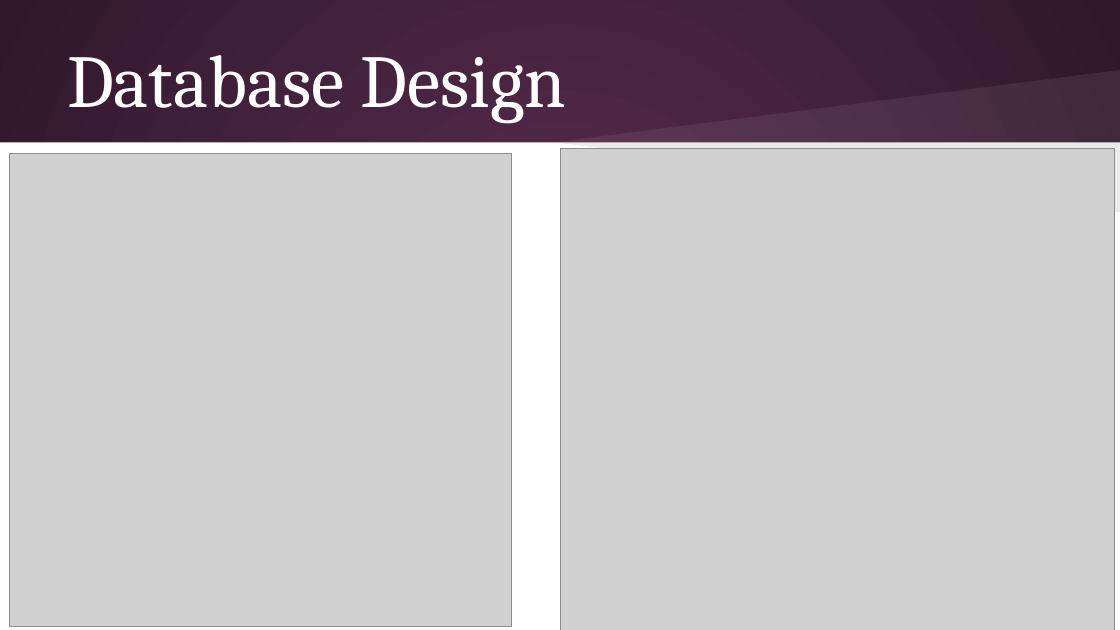
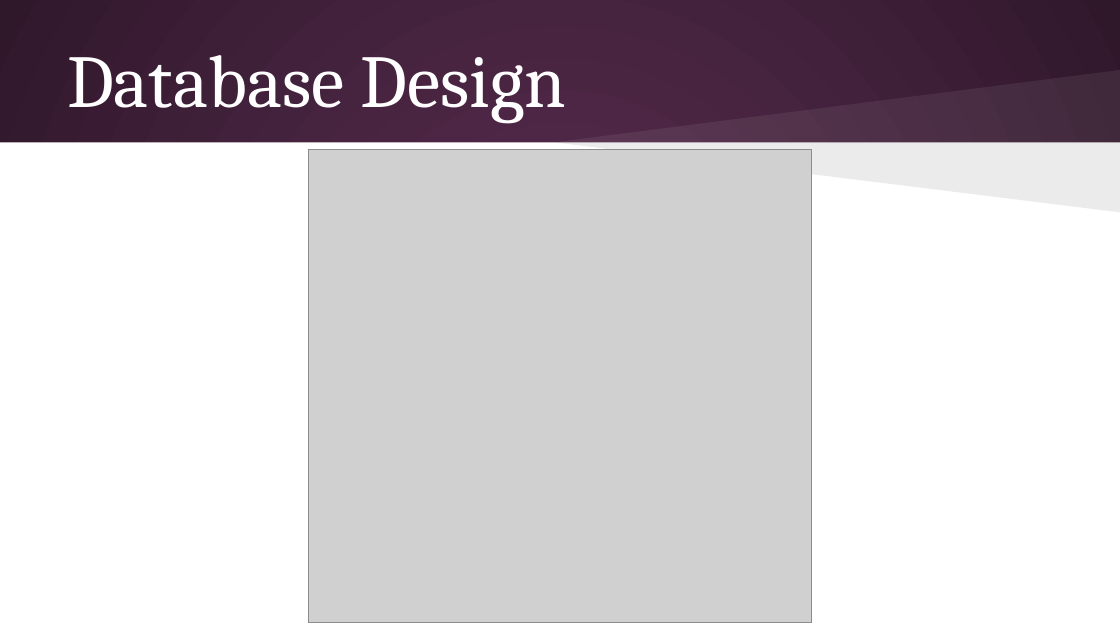
Before and after one commit to SArseneault/Math-App, a slide deck: slide 19 of Documentation/Design Specification/Design Specification Powerpoint.pptx (slide 20 before the commit). Drawn at 1120x630 pixels with LibreOffice and Linux fonts; fonts in the diff are those of the drawing; grey boxes stand for pictures. Boxes give left, top, right and bottom in pixels: in the first picture for what was removed or moved away, otherwise in the second. Text is boxed around its words. In the diff, an @@ line names an element or a change of style, - is before the commit and + after.

```diff
--- a/Documentation/Design Specification/Design Specification Powerpoint.pptx
+++ b/Documentation/Design Specification/Design Specification Powerpoint.pptx
@@ picture moved from (x1=9, y1=153, x2=512, y2=626) to (x1=309, y1=149, x2=812, y2=622) @@
@@ picture removed at (x1=561, y1=149, x2=1116, y2=630) @@
```
Also in this commit, not shown: 3 other slides changed, 1 slide removed.
